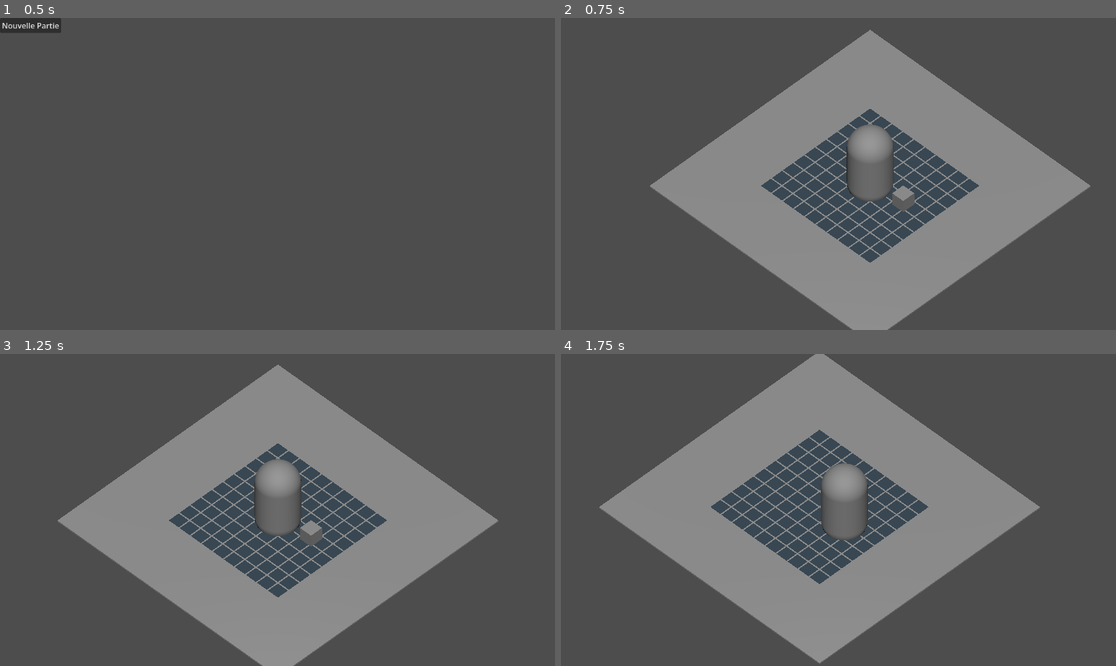
Above: before the commit, frames 1-4 (two rows, left to right).
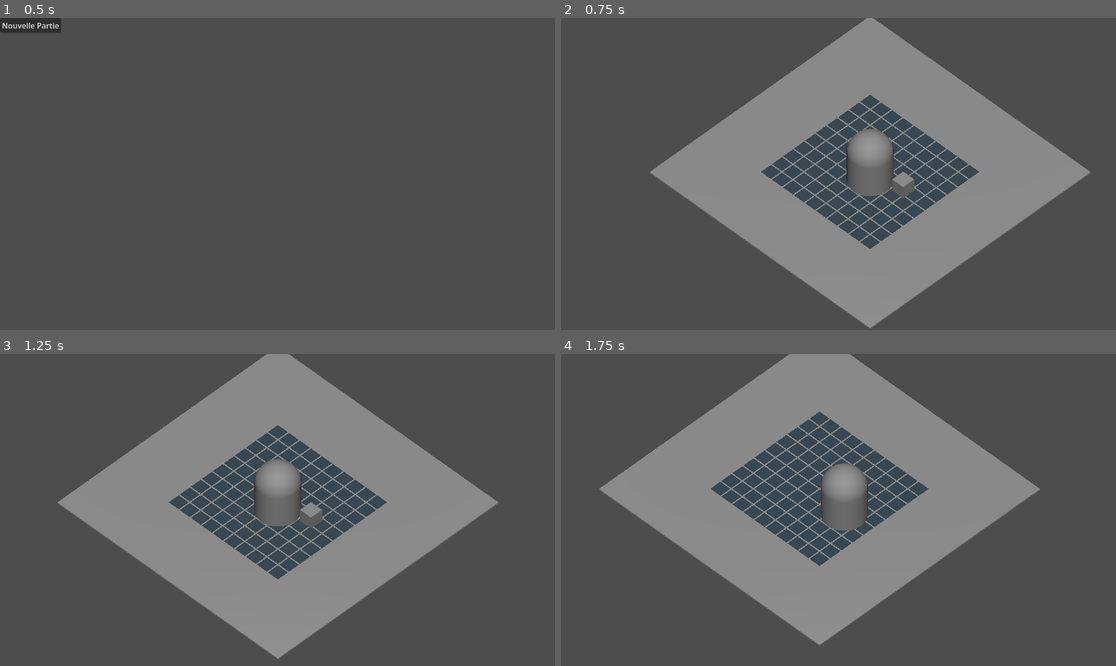
Above: after the commit, the same moments.

Repository: sillpct/lagoutte
Game: Godot game, scene res://scenes/main/main.tscn
The game is run twice, just before and just after one commit, with the same random seed, the same clock (stepped at 60 frames per second) and the same inputs.
Inputs:
- Up to frame 1 (0.5 s): no input
- Up to frame 2 (0.75 s): click "Nouvelle Partie" at 0.5 s
- Up to frame 3 (1.25 s): no input
- Up to frame 4 (1.75 s): hold Right (ui_right) from 1.28 s (still down); hold E (interact) from 1.28 s (still down)

Frame 1 is identical in both runs. In frame 2, 12% of the frame differs, in the area x 16-96%, y 0-100%; in frame 3, 15%, in the area x 10-90%, y 0-100%; in frame 4, 14%.

Commit message:
feat: occupation des cases de la grille

Diff:
--- a/scenes/combat/combat_grid.gd
+++ b/scenes/combat/combat_grid.gd
@@ -4,6 +4,8 @@
 @export var grid_width: int = 10
 @export var grid_height: int = 10
 @export var cell_size: float = 1.0
+
+var _occupants: Dictionary = {}
 
 @onready var cell_visuals: Node3D = $CellVisuals
 
@@ -22,6 +24,34 @@
 
 func is_valid_cell(col: int, row: int) -> bool:
 	return col >= 0 and col < grid_width and row >= 0 and row < grid_height
+
+# --- Occupation des cases ---
+
+func get_occupant(col: int, row: int) -> Node3D:
+	return _occupants.get(Vector2i(col, row), null)
+
+func is_cell_free(col: int, row: int) -> bool:
+	return is_valid_cell(col, row) and get_occupant(col, row) == null
+
+func place_unit(unit: Node3D, col: int, row: int) -> bool:
+	if unit == null or not is_cell_free(col, row):
+		return false
+
+	var previous_cell: Variant = null
+	for occupied_cell in _occupants:
+		if _occupants[occupied_cell] == unit:
+			previous_cell = occupied_cell
+			break
+	if previous_cell != null:
+		_occupants.erase(previous_cell)
+
+	var destination := Vector2i(col, row)
+	_occupants[destination] = unit
+	unit.global_position = cell_to_world(col, row)
+	return true
+
+func clear_cell(col: int, row: int) -> void:
+	_occupants.erase(Vector2i(col, row))
 
 # --- Affichage temporaire ---
 
--- /dev/null
+++ b/scenes/exploration/exploration.gd
@@ -0,0 +1,13 @@
+extends Node3D
+
+@onready var combat_grid: CombatGrid = $CombatGrid
+@onready var player: Node3D = $Player
+
+func _ready() -> void:
+	if not combat_grid.place_unit(player, 5, 5):
+		push_warning("Impossible de placer le joueur sur la case de départ (5, 5).")
+		return
+	print(
+		"Case (5, 5) — occupant : ", combat_grid.get_occupant(5, 5),
+		" | libre : ", combat_grid.is_cell_free(5, 5)
+	)
--- a/scenes/exploration/exploration.tscn
+++ b/scenes/exploration/exploration.tscn
@@ -1,5 +1,6 @@
 [gd_scene format=3 uid="uid://b5es4nmnp0ldb"]
 
+[ext_resource type="Script" path="res://scenes/exploration/exploration.gd" id="1_exploration_script"]
 [ext_resource type="Script" uid="uid://dkeacolsiufev" path="res://scenes/exploration/camera_pivot.gd" id="1_pbc0k"]
 [ext_resource type="PackedScene" uid="uid://lugq74m5nw2h" path="res://scenes/entities/player.tscn" id="1_toxw2"]
 [ext_resource type="PackedScene" path="res://scenes/combat/combat_grid.tscn" id="2_combat_grid"]
@@ -15,6 +16,7 @@
 [sub_resource type="BoxMesh" id="BoxMesh_pbc0k"]
 
 [node name="Exploration" type="Node3D" unique_id=309051148]
+script = ExtResource("1_exploration_script")
 
 [node name="CameraPivot" type="Node3D" parent="." unique_id=370495805 node_paths=PackedStringArray("target")]
 transform = Transform3D(0.70710677, 0, 0.7071067, 0, 0.99999994, 0, -0.70710677, 0, 0.7071067, 0, 10, 12)
Not shown, added: scenes/exploration/exploration.gd.uid
